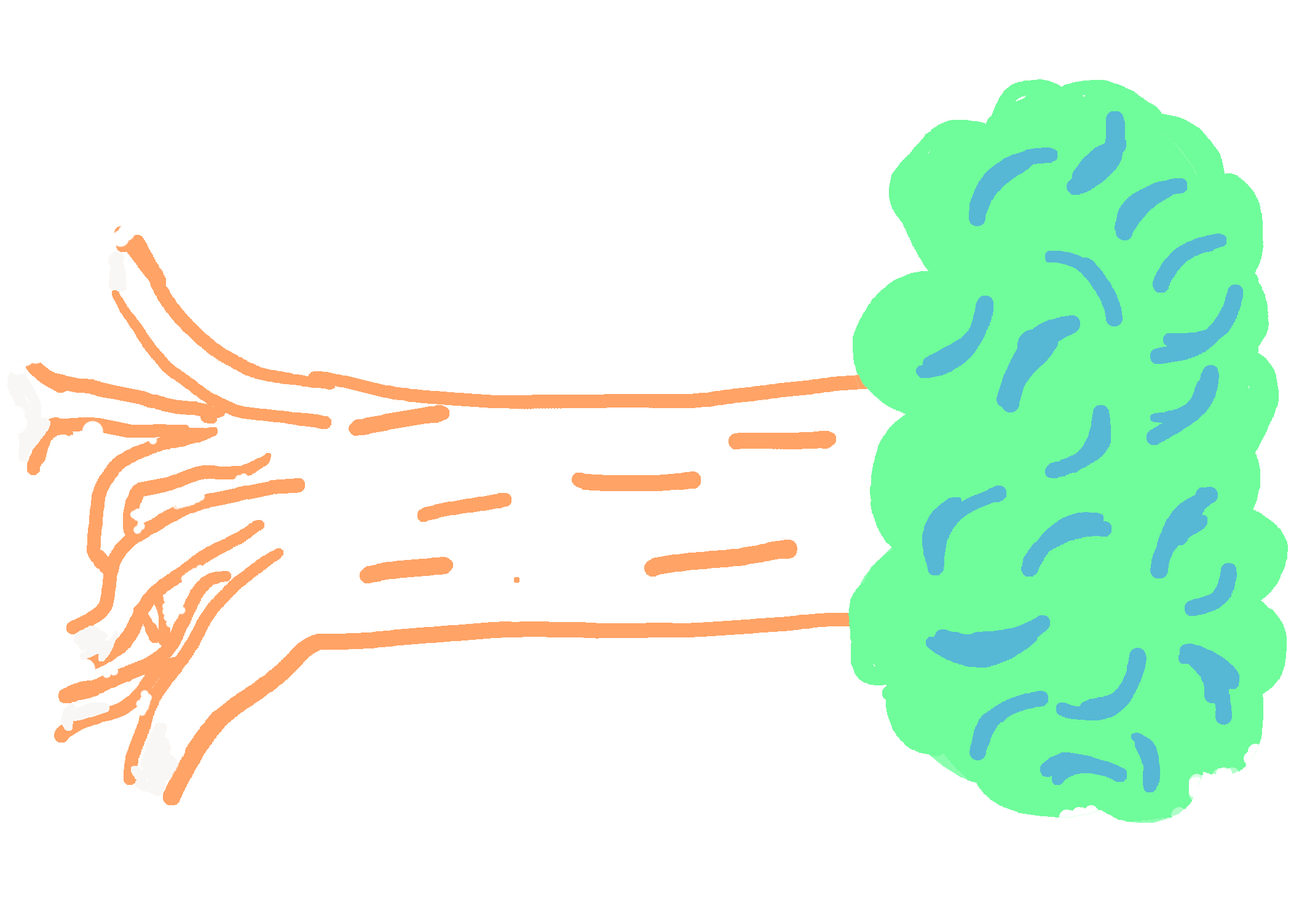
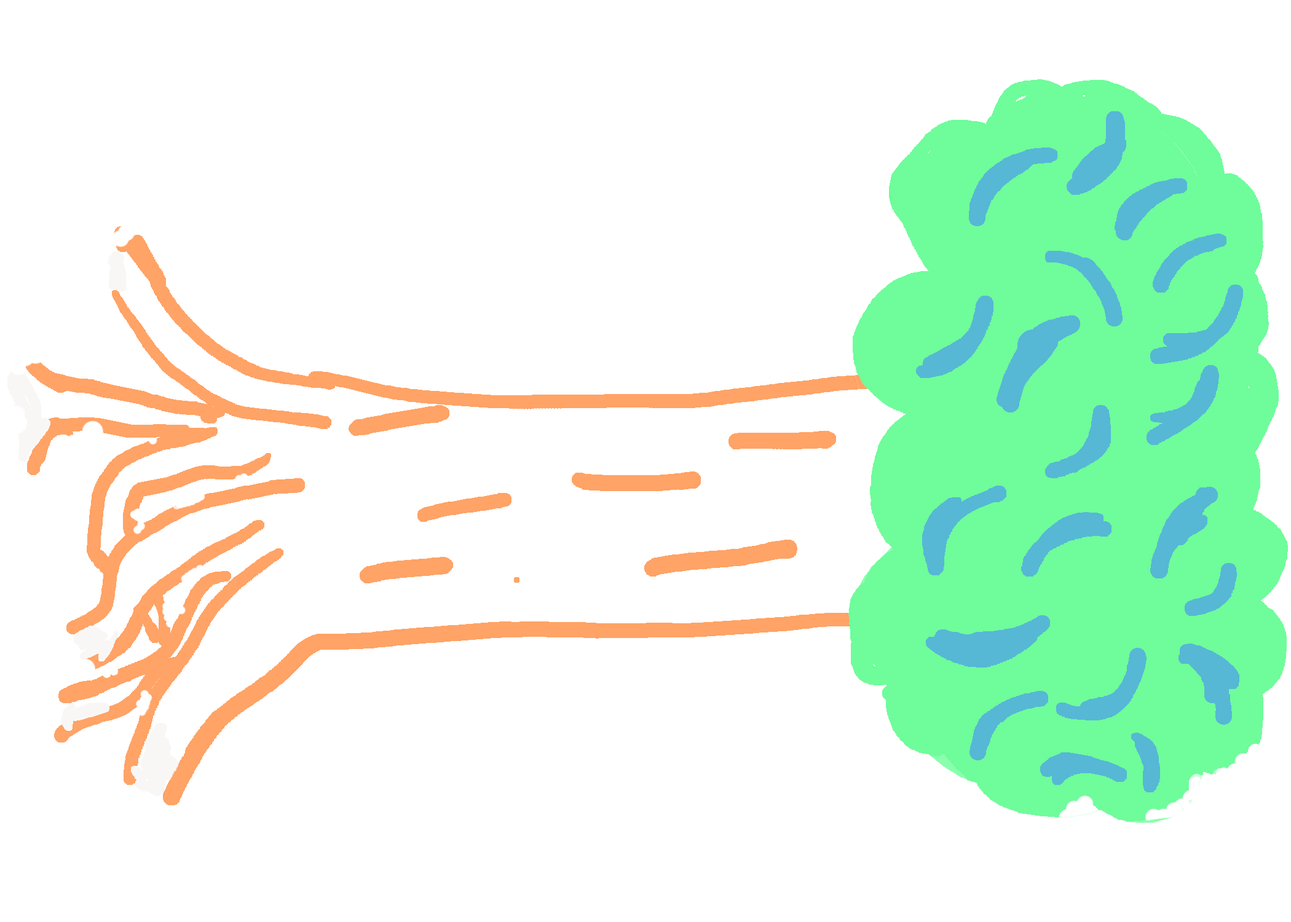
Layer changes from the first 1291x922 image to the second:
painted on "Layer 2" over [1065, 751, 1258, 822]
